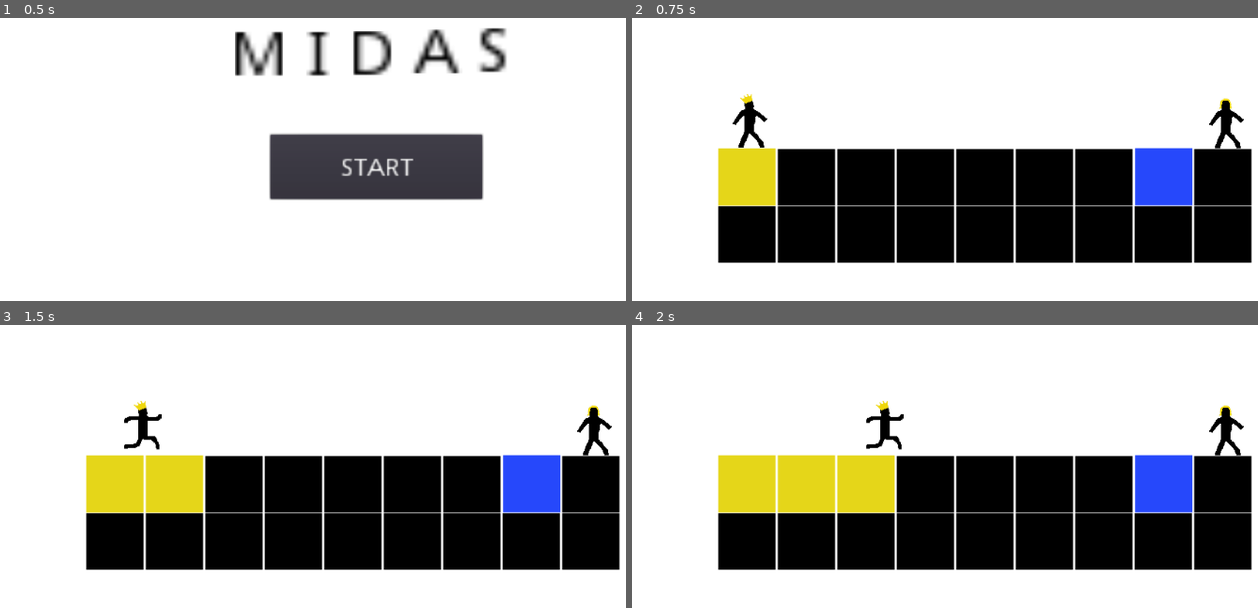
Above: before the commit, frames 1-4 (two rows, left to right).
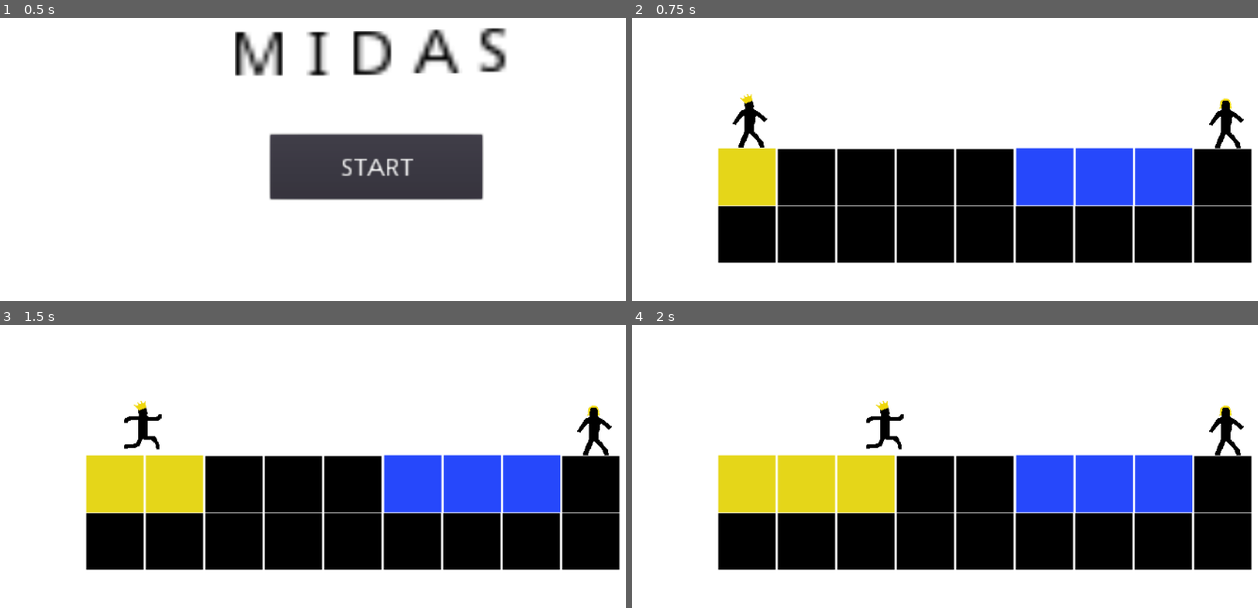
Above: after the commit, the same moments.

Repository: meburns/midas
Game: Godot game, scene res://src/Menu.tscn
The game is run twice, just before and just after one commit, with the same random seed, the same clock (stepped at 60 frames per second) and the same inputs.
Inputs:
- Up to frame 1 (0.5 s): no input
- Up to frame 2 (0.75 s): click "START" at 0.5 s
- Up to frame 3 (1.5 s): tap Enter (ui_accept) at 1.25 s; hold Right (move_right) from 1.28 s (still down); tap R (refresh) at 1.35 s
- Up to frame 4 (2 s): keep holding Right (move_right); tap Space (jump) at 1.52 s

Frame 1 is identical in both runs. In frame 2, 3.9% of the frame differs, in the area x 61-81%, y 45-67%; in frame 3, 3.9%; in frame 4, 3.9%.

Commit message:
Add more water to starter levels

Diff:
--- a/src/levels/Level1.tscn
+++ b/src/levels/Level1.tscn
@@ -30,6 +30,12 @@
 
 [node name="Water" parent="." instance=ExtResource( 1 )]
 position = Vector2( 589, 367 )
+
+[node name="Water2" parent="." instance=ExtResource( 1 )]
+position = Vector2( 508, 367 )
+
+[node name="Water3" parent="." instance=ExtResource( 1 )]
+position = Vector2( 427, 367 )
 
 [node name="Midas" parent="." instance=ExtResource( 6 )]
 position = Vector2( 22, 289 )
@@ -74,14 +80,8 @@
 [node name="Block10" parent="." instance=ExtResource( 4 )]
 position = Vector2( 346, 445 )
 
-[node name="Block11" parent="." instance=ExtResource( 4 )]
-position = Vector2( 427, 367 )
-
 [node name="Block12" parent="." instance=ExtResource( 4 )]
 position = Vector2( 427, 445 )
-
-[node name="Block13" parent="." instance=ExtResource( 4 )]
-position = Vector2( 508, 367 )
 
 [node name="Block14" parent="." instance=ExtResource( 4 )]
 position = Vector2( 508, 445 )
@@ -89,8 +89,8 @@
 [node name="Block15" parent="." instance=ExtResource( 4 )]
 position = Vector2( 589, 445 )
 
-[node name="Block16" parent="." instance=ExtResource( 4 )]
-position = Vector2( 670, 367 )
-
 [node name="Block17" parent="." instance=ExtResource( 4 )]
 position = Vector2( 670, 445 )
+
+[node name="Block18" parent="." instance=ExtResource( 4 )]
+position = Vector2( 670, 367 )
--- a/src/levels/Level2.tscn
+++ b/src/levels/Level2.tscn
@@ -30,6 +30,9 @@
 
 [node name="Water" parent="." instance=ExtResource( 1 )]
 position = Vector2( 589, 367 )
+
+[node name="Water2" parent="." instance=ExtResource( 1 )]
+position = Vector2( 508, 367 )
 
 [node name="Midas" parent="." instance=ExtResource( 6 )]
 position = Vector2( 22, 289 )
@@ -74,17 +77,14 @@
 [node name="Block10" parent="." instance=ExtResource( 4 )]
 position = Vector2( 346, 445 )
 
-[node name="Block13" parent="." instance=ExtResource( 4 )]
-position = Vector2( 508, 367 )
-
 [node name="Block14" parent="." instance=ExtResource( 4 )]
 position = Vector2( 508, 445 )
 
 [node name="Block15" parent="." instance=ExtResource( 4 )]
 position = Vector2( 589, 445 )
 
-[node name="Block16" parent="." instance=ExtResource( 4 )]
-position = Vector2( 670, 367 )
-
 [node name="Block17" parent="." instance=ExtResource( 4 )]
 position = Vector2( 670, 445 )
+
+[node name="Block18" parent="." instance=ExtResource( 4 )]
+position = Vector2( 670, 367 )
--- a/src/levels/Level3.tscn
+++ b/src/levels/Level3.tscn
@@ -30,6 +30,9 @@
 
 [node name="Water" parent="." instance=ExtResource( 1 )]
 position = Vector2( 589, 367 )
+
+[node name="Water2" parent="." instance=ExtResource( 1 )]
+position = Vector2( 508, 367 )
 
 [node name="Midas" parent="." instance=ExtResource( 6 )]
 position = Vector2( -59, 289 )
@@ -80,17 +83,14 @@
 [node name="Block12" parent="." instance=ExtResource( 4 )]
 position = Vector2( 265, 367 )
 
-[node name="Block13" parent="." instance=ExtResource( 4 )]
-position = Vector2( 508, 367 )
-
 [node name="Block14" parent="." instance=ExtResource( 4 )]
 position = Vector2( 508, 445 )
 
 [node name="Block15" parent="." instance=ExtResource( 4 )]
 position = Vector2( 589, 445 )
 
-[node name="Block16" parent="." instance=ExtResource( 4 )]
-position = Vector2( 670, 367 )
-
 [node name="Block17" parent="." instance=ExtResource( 4 )]
 position = Vector2( 670, 445 )
+
+[node name="Block18" parent="." instance=ExtResource( 4 )]
+position = Vector2( 670, 367 )
